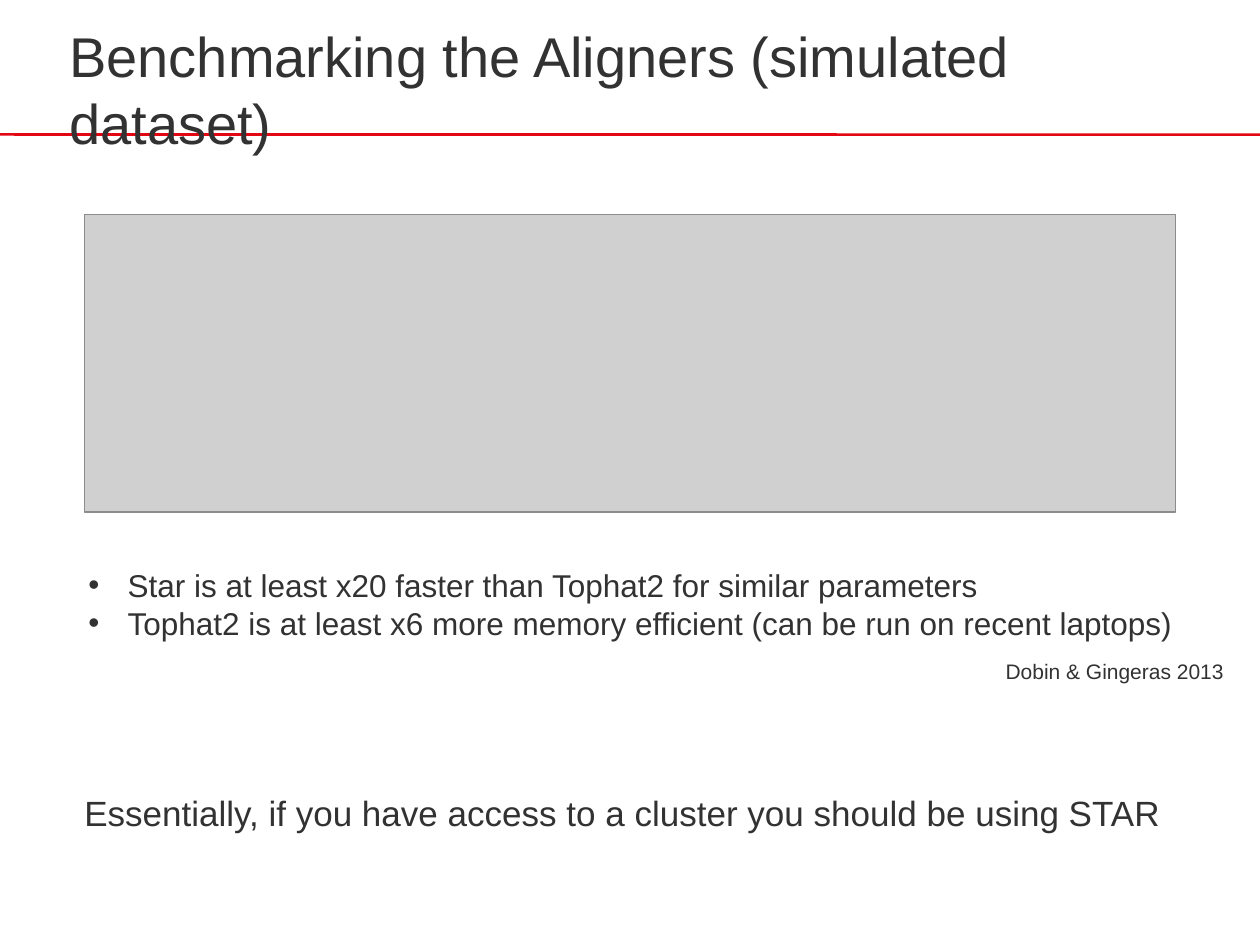
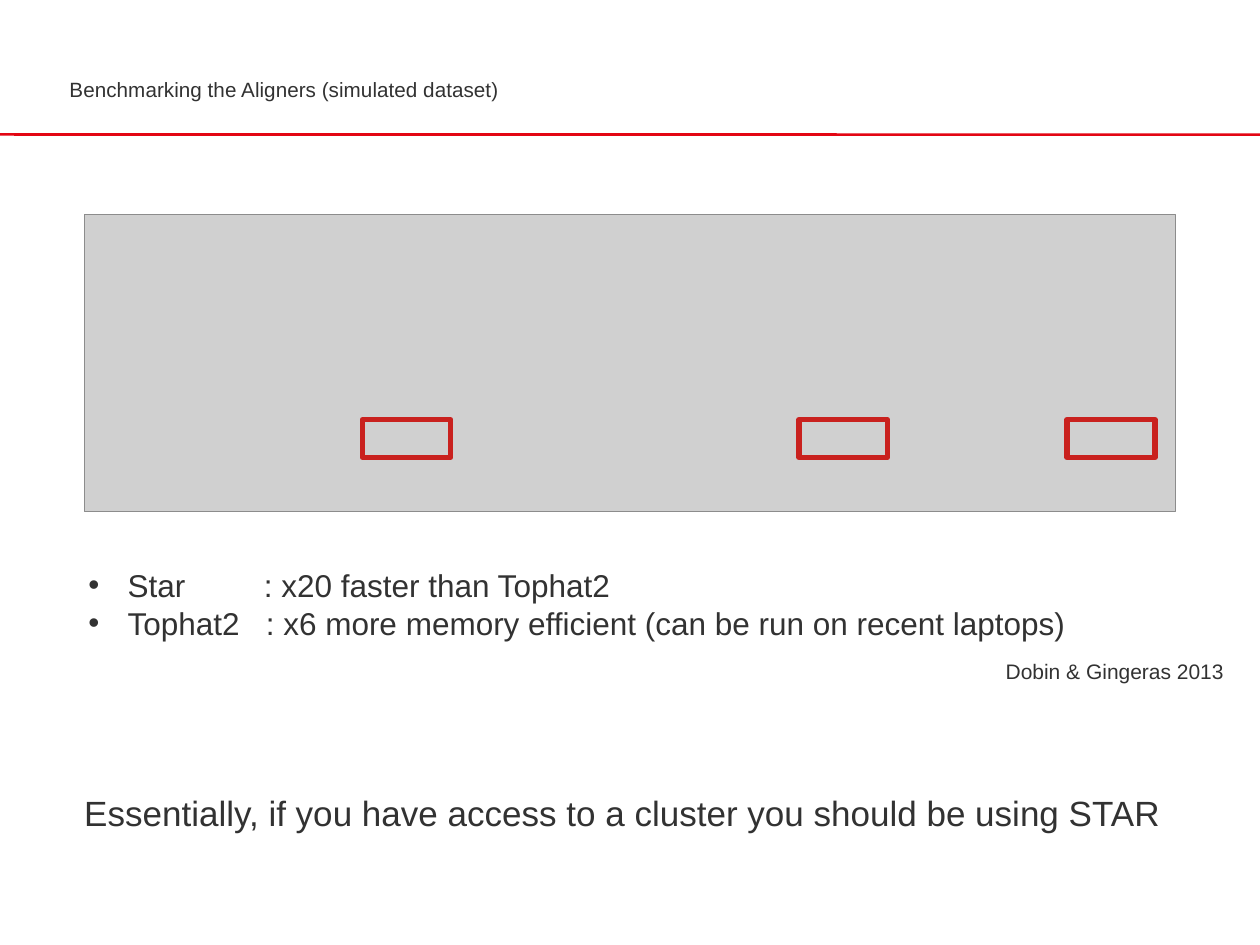
Before and after one commit to sib-swiss/RNAseq-introduction-training, a slide deck: slide 12 of docs/assets/pptx/RNA-Seq_04_Mapping.pptx (slide 9 before the commit). Drawn at 1260x945 pixels with LibreOffice and Linux fonts; fonts in the diff are those of the drawing; grey boxes stand for pictures. Boxes give left, top, right and bottom in pixels: in the first picture for what was removed or moved away, otherwise in the second. Text is boxed around its words. In the diff, an @@ line names an element or a change of style, - is before the commit and + after.

```diff
--- a/docs/assets/pptx/RNA-Seq_04_Mapping.pptx
+++ b/docs/assets/pptx/RNA-Seq_04_Mapping.pptx
@@ text "Benchmarking the Aligners (simulated dataset)" at bbox=[69, 82, 498, 101]: size 32 to 11.8 pt @@
@@ rectangle added at bbox=[363, 420, 451, 457], outline #C9211E 3 pt @@
@@ rectangle added at bbox=[799, 420, 887, 457], outline #C9211E 3 pt @@
@@ rectangle added at bbox=[1067, 420, 1155, 457], outline #C9211E 3 pt @@
@@ text at bbox=[128, 574, 1065, 641]: text changed @@
-• Star is at least x20 faster than Tophat2 for similar parameters
-• Tophat2 is at least x6 more memory efficient (can be run on recent laptops)
+• Star : x20 faster than Tophat2
+• Tophat2 : x6 more memory efficient (can be run on recent laptops)
```
Also in this commit, not shown: 8 other slides changed, 10 slides added, 6 slides removed, 6 other files.
